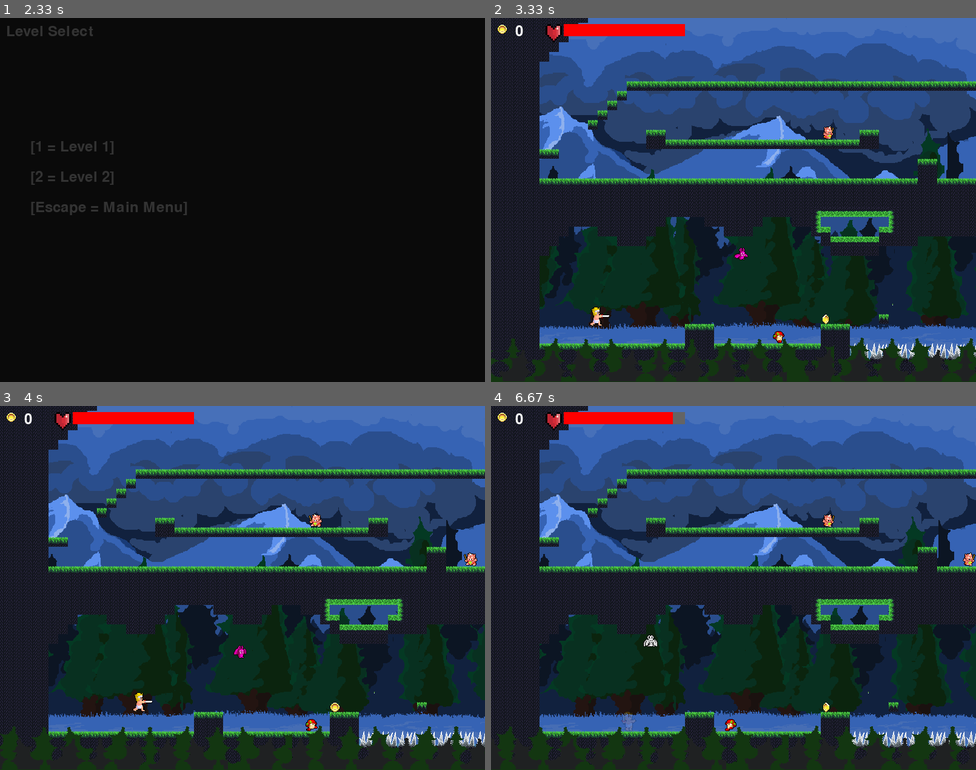
Above: before the commit, frames 1-4 (two rows, left to right).
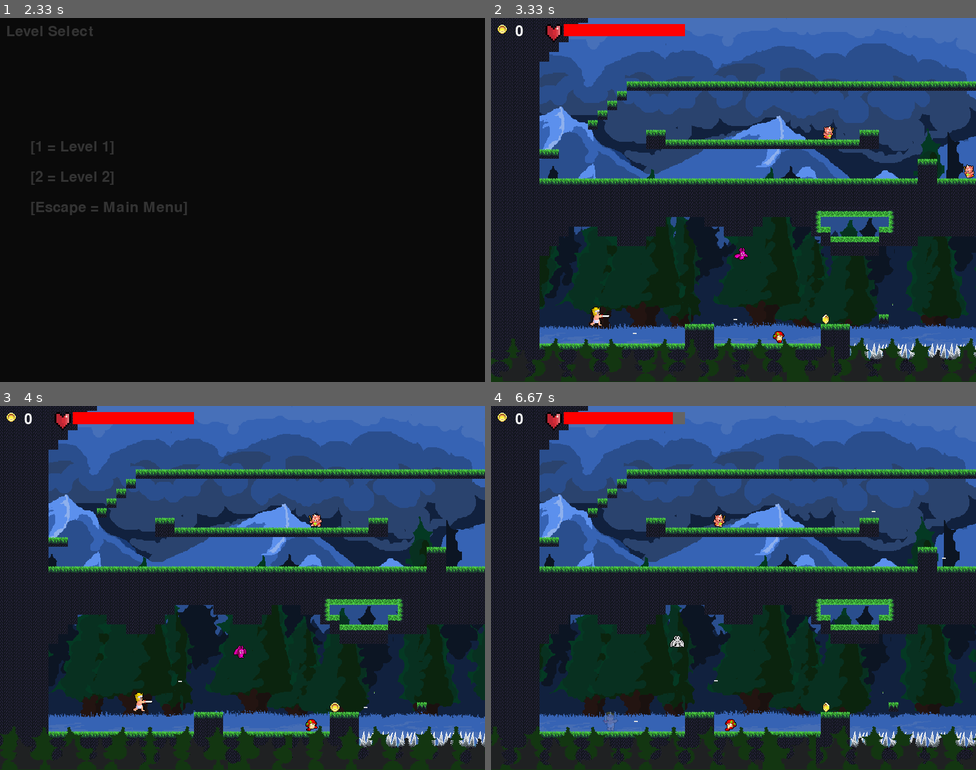
Above: after the commit, the same moments.

Repository: seba2486/pygamerpg
Game: pygame game, started from platformer.py
Two runs of this game, one before a commit and one after it. Both use one fixed random seed, a clock stepped at 60 frames per second and the inputs below.
Inputs:
- Up to frame 1 (2.33 s): tap Enter at 0.33, 0.67 s; tap 1 at 2 s
- Up to frame 2 (3.33 s): tap Space at 2.33, 2.73, 3.03, 3.23 s; hold D 2.67-3.13 s; hold W from 3.17 s (still down)
- Up to frame 3 (4 s): release W at 3.47 s; hold D 3.5-3.97 s; tap Space at 3.57, 3.87 s
- Up to frame 4 (6.67 s): hold A 4-4.53 s; tap Space at 4.07, 4.37, 4.63, 4.97, 5.27, 5.4, 5.8, 6.1, 6.47 s; hold S 4.57-4.87 s; hold A 4.9-5.3 s; hold W 5.33-5.7 s; hold D 5.73-6.37 s; hold S from 6.4 s (still down)

Frame 1 is identical in both runs. In frame 2, less than 0.1% of the frame differs, in the area x 29-100%, y 40-87%; in frame 3, less than 0.1%; in frame 4, 11%, in the area x 0-100%, y 7-99%.

Commit message:
Player y Enemies Devil disparan projectiles

Diff:
--- a/engine.py
+++ b/engine.py
@@ -20,6 +20,47 @@
 
     def updateEntity(self, screen, inputStream, entity):
         pass
+
+class EnemyAttackSystem(System):
+    def check(self, entity):
+        # Filtrar solo a los enemigos que pueden atacar
+        return entity is not None and entity.type == "devil"
+
+    def update(self, screen=None, inputStream=None):
+        # Iteramos sobre una copia de la lista para evitar modificarla durante el recorrido
+        for enemy in list(globals.world.entities):
+            if self.check(enemy):
+                self.updateEntity(screen, inputStream, enemy)
+
+    def updateEntity(self, screen, inputStream, enemy):
+        # Si el enemigo está caminando, evaluamos si debe atacar
+        if enemy.state == 'walking':
+            # Con una probabilidad pequeña (por ejemplo, 1% por frame) decide atacar
+            if random.random() < 0.01:
+                enemy.state = 'idle'
+                #enemy.speed = 0  # Detener su movimiento
+                # Crear el proyectil
+                projectile = utils.makeProjectile(
+                    enemy.position.rect.x,
+                    enemy.position.rect.y - 13,
+                    enemy.direction,  # Puedes ajustar según la dirección del enemigo
+                    speed=4,
+                    damage=enemy.impact_power,
+                    lifetime=120,  # Por ejemplo, 120 frames de vida
+                    owner=enemy
+                )
+                globals.world.projectiles.append(projectile)
+                # Establecer un temporizador de ataque para mantener el estado "idle"
+                enemy.attack_cooldown = 60  # 60 frames (1 segundo a 60 fps)
+
+        # Si el enemigo está en estado "idle", decrementamos el temporizador
+        elif enemy.state == 'idle' and enemy.attack_cooldown > 0:
+            enemy.attack_cooldown -= 1
+            if enemy.attack_cooldown <= 0:
+                enemy.state = 'walking'
+                # Asigna aleatoriamente una dirección y restablece la velocidad
+                enemy.direction = random.choice(["left", "right"])
+                enemy.speed = utils.enemies_speed[enemy.type]
 
 class BossEnemySystem(System):
     def check(self, entity):
@@ -84,7 +125,7 @@
                 entity.last_hit_time = now
                 if entity.animations:
                     entity.animations.alpha = 50
-                entity.last_hit_time = now
+                #entity.last_hit_time = now
 
     def move_towards(self, entity, target_x, target_y):
         if entity.position.rect.x < target_x:
@@ -268,7 +309,7 @@
             platform_rect = platform.position.rect  # Unpack the tuple to get the rect
             if platform_rect.colliderect(new_y_rect):
                 y_collision = True
-                entity.speed = 2
+                #entity.speed = 2
                 # Adjust to the top of the platform when falling
                 if platform_rect.top > new_y:
                     entity.position.rect.y = platform_rect.top - entity.position.rect.height
@@ -285,6 +326,7 @@
             entity.position.rect.top = 0
         elif entity.position.rect.bottom > globals.WORLD_HEIGHT:
             entity.position.rect.bottom = globals.WORLD_HEIGHT
+
 
         # Manejo de movimiento aleatorio para entidades enemies
         if entity.type in utils.enemies_types and entity.state=='walking':
@@ -450,9 +492,30 @@
                 entity.hitbox = pygame.Rect(entity.position.rect.x - 10, entity.position.rect.y + 10, 10, 20)
             else:
                 entity.hitbox = pygame.Rect(entity.position.rect.x + 40, entity.position.rect.y + 10, 10, 20)
+
+            # Disparo al presionar la tecla espacio
+            if inputStream.keyboard.isKeyPressed(pygame.K_SPACE):
+                current_time = pygame.time.get_ticks()
+                if current_time - entity.last_shot_time >= entity.shoot_cooldown:
+                    # Crear y agregar el proyectil
+                    projectile = utils.makeProjectile(
+                        entity.position.rect.x,
+                        entity.position.rect.y,
+                        entity.direction,   # o según la dirección del jugador
+                        speed=5,
+                        damage=10,
+                        lifetime=120
+                    )
+                    globals.world.projectiles.append(projectile)
+
+                    # Actualizar el tiempo del último disparo
+                    entity.last_shot_time = current_time
+
         else:
             entity.intention.attack = False
             entity.hitbox = pygame.Rect(0, 0, 0, 0)
+            if entity.last_shot_time > 0:
+                entity.last_shot_time -= 1
 
 class CollectionSystem (System):
     def check(self, entity):
@@ -525,7 +588,7 @@
                 if otherEntity.state == 'hit' and otherEntity.cooldown > 0:
                     otherEntity.cooldown -= 1
                 else:
-                    otherEntity.state = 'walking'
+                    #otherEntity.state = 'walking'
                     otherEntity.cooldown = 50
 
                 if entity.intention.attack and utils.center_collide(entity.hitbox, otherEntity.position.rect, threshold):
@@ -549,6 +612,9 @@
                             utils.enable_movement(otherEntity, otherEntity.position.rect.x + 40, otherEntity.position.rect.y - 15)
                         else:
                             utils.enable_movement(otherEntity, otherEntity.position.rect.x - 40, otherEntity.position.rect.y - 15)
+
+            # Player impacta enemigo estandar con projectile
+            self.projectile_impact(otherEntity, entity, globals.world.entities)
 
             #Player colisiona con Spike
             if otherEntity is not entity and otherEntity.type == 'spike':
@@ -631,9 +697,41 @@
                             utils.enable_movement(otherEntity, otherEntity.position.rect.x - 40, otherEntity.position.rect.y - 15)
                     otherEntity.state = 'hit'
 
+            # Player impacta enemigo tracking con projectile
+            self.projectile_impact(otherEntity, entity, globals.world.trackingEnemies)
+
             if now - entity.last_hit_time > entity.cooldown:
                 if entity.animations:
                     entity.animations.alpha = 255
+
+    # Impacto de proyectiles en enemigos
+    def projectile_impact(self, otherEntity, entity, impactedList):
+        # Impactos de projectiles en enemigos estandar
+        for projectile in globals.world.projectiles:
+            if otherEntity.type in utils.enemies_types:
+                if projectile.position.rect.colliderect(otherEntity.position.rect) and projectile.owner != otherEntity:
+                    globals.soundManager.playSound('enemy_takes_damage')
+                    otherEntity.state = 'hit'
+                    entity.hitbox = pygame.Rect(0, 0, 0, 0)
+                    otherEntity.battle.energy -= entity.impact_power
+
+                    if otherEntity.battle.energy == 0:
+                        otherEntity.active = False
+                        if entity.direction == 'left':
+                            pu_pos_x = otherEntity.position.rect.x
+                        else:
+                            pu_pos_x = otherEntity.position.rect.x + 15
+                        pu_pos_y = otherEntity.position.rect.y - 15
+                        BattleSystem.power_up_drop (otherEntity, pu_pos_x, pu_pos_y)
+                        impactedList.remove(otherEntity)
+                    else:
+                        if entity.direction == "right":
+                            utils.enable_movement(otherEntity, otherEntity.position.rect.x + 40, otherEntity.position.rect.y - 15)
+                        else:
+                            utils.enable_movement(otherEntity, otherEntity.position.rect.x - 40, otherEntity.position.rect.y - 15)
+                    # Remover el proyectil una vez que impacta
+                    if projectile in globals.world.projectiles:
+                        globals.world.projectiles.remove(projectile)
 
 class BossBattleSystem():
     def check(self, entity):
@@ -723,6 +821,7 @@
                         player.animations.alpha = 50
                     player.last_hit_time = now
 
+        # Player impacta boss
         if player.intention.attack and utils.center_collide(player.hitbox, boss.position.rect, threshold):
         #if entity.hitbox.colliderect(otherEntity.position.rect):
             globals.soundManager.playSound('enemy_takes_damage')
@@ -747,6 +846,34 @@
                 else:
                     utils.enable_movement(boss, boss.position.rect.x - 40, boss.position.rect.y - 15)
 
+        # Player impacta boss con projectile
+        for projectile in globals.world.projectiles:
+            if projectile.position.rect.colliderect(boss.position.rect):
+                globals.soundManager.playSound('enemy_takes_damage')
+                boss.state = 'hit'
+                player.hitbox = pygame.Rect(0, 0, 0, 0)
+                boss.battle.energy -= player.impact_power
+
+                if boss.battle.energy == 0:
+                    boss.active = False
+                    if player.direction == 'left':
+                        pu_pos_x = boss.position.rect.x
+                    else:
+                        pu_pos_x = boss.position.rect.x + 15
+                    pu_pos_y = boss.position.rect.y - 15
+                    BattleSystem.power_up_drop (boss, pu_pos_x, pu_pos_y)
+                    globals.world.boss = None
+                else:
+                    if entity.direction == "right":
+                        utils.enable_movement(boss, boss.position.rect.x + 40, boss.position.rect.y - 15)
+                    else:
+                        utils.enable_movement(boss, boss.position.rect.x - 40, boss.position.rect.y - 15)
+
+                # Remover el proyectil una vez que impacta
+                if projectile in globals.world.projectiles:
+                    globals.world.projectiles.remove(projectile)
+
+
         if now - player.last_hit_time > player.cooldown:
             if player.animations:
                 player.animations.alpha = 255
@@ -846,6 +973,24 @@
                     screen.blit(scaled_image, newPosRect.topleft)
                     #self.draw_collision_rect(screen, newPosRect, (255, 0, 0))  # Rojo para visibilidad
 
+             # --- DIBUJO DE LOS PROYECTILES ---
+            for projectile in globals.world.projectiles:
+                # Suponiendo que cada proyectil tiene una animación en el estado 'idle'
+                anim = projectile.animations.animationList.get('idle')
+                if anim:
+                    anim.draw(screen,
+                              projectile.position.rect.x + offsetX,
+                              projectile.position.rect.y + 22 + offsetY,
+                              False,  # flipX
+                              False,  # flipY
+                              entity.camera.zoomLevel,
+                              projectile.animations.alpha)
+                else:
+                    # Si el proyectil tiene una imagen simple
+                    screen.blit(projectile.image,
+                                (projectile.position.rect.x + offsetX,
+                                 projectile.position.rect.y + 22 + offsetY))
+
             #entity HUD - Coins
             if entity.score is not None:
                 screen.blit(utils.coin0,(entity.camera.rect.x + 10 + offsetX,entity.camera.rect.y + 10 + offsetY))
@@ -882,6 +1027,50 @@
     def draw_collision_rect(self, screen, rect, color):
         """Dibuja un rectángulo de contorno para depuración de colisiones."""
         pygame.draw.rect(screen, color, rect, 2)  # El último argumento '2' es el grosor del borde
+
+class ProjectileSystem(System):
+    def check(self, entity):
+        # Solo procesamos entidades de tipo 'projectile'
+        return entity is not None and getattr(entity, "type", None) == 'projectile'
+
+    def update(self, screen=None, inputStream=None):
+        # Suponiendo que tienes una lista dedicada para proyectiles en tu mundo:
+        for projectile in list(globals.world.projectiles):
+            if self.check(projectile):
+                self.updateEntity(screen, inputStream, projectile)
+
+    def updateEntity(self, screen, inputStream, projectile):
+        # Actualizar posición según la dirección
+        if projectile.direction == "right":
+            projectile.position.rect.x += projectile.speed
+        elif projectile.direction == "left":
+            projectile.position.rect.x -= projectile.speed
+        elif projectile.direction == "up":
+            projectile.position.rect.y -= projectile.speed
+        elif projectile.direction == "down":
+            projectile.position.rect.y += projectile.speed
+        # Si usas vectores de dirección, podrías hacer algo como:
+        # projectile.position.rect.x += projectile.speed * projectile.direction[0]
+        # projectile.position.rect.y += projectile.speed * projectile.direction[1]
+
+        # Actualizar timer y remover el proyectil si se agota su vida útil
+        projectile.timer -= 1
+        if projectile.timer <= 0:
+            globals.world.projectiles.remove(projectile)
+            return
+
+        # Verificar colisión con plataformas
+        for platform in globals.world.platforms:
+            platform_rect, image, collide = platform  # Suponiendo que la plataforma es una tupla
+            if platform_rect.colliderect(projectile.position.rect):
+                if projectile in globals.world.projectiles:
+                    globals.world.projectiles.remove(projectile)
+                return  # Salir ya que el proyectil ya fue eliminado
+
+        # (Opcional) También puedes verificar si el proyectil sale de los límites del mundo
+        if not globals.world_bounds.colliderect(projectile.position.rect):
+            if projectile in globals.world.projectiles:
+                globals.world.projectiles.remove(projectile)
 
 class ShopSystem():
     def __init__(self):
@@ -1013,7 +1202,11 @@
         self.phase = 1
         self.attack_cooldown = 0
         self.impact_power = 0
+        self.defense_power = 0
         self.effect = None
+        # Atributos para el disparo
+        self.last_shot_time = 0           # Tiempo del último disparo (inicialmente 0)
+        self.shoot_cooldown = 500         # 500 ms de cooldown entre disparos
 
 class MovingPlatform():
 
@@ -1146,6 +1339,20 @@
         self.price = 0
         self.price_position = (0,0)
 
+class AttackWeapon():
+    def __init__(self):
+        self.position = None
+        self.power = 0
+        self.price = 0
+        self.cooldown = 0
+        self.hitbox = pygame.Rect(0, 0, 0, 0)
+
+class DefenseWeapon():
+    def __init__(self):
+        self.position = None
+        self.power = 0
+        self.price = 0
+
 class Player(Entity):
     def __init__(self):
         super().__init__()
@@ -1154,3 +1361,19 @@
         self.key = 0
         self.shield = False
         self.armor = False
+
+class Projectile(Entity):
+    def __init__(self, x, y, width, height, direction, speed, damage, lifetime, image, owner):
+        super().__init__()
+        self.position = Position(x, y, width, height)
+        self.direction = direction  # Por ejemplo, "right", "left", "up", "down" o incluso un vector (dx, dy)
+        self.speed = speed
+        self.damage = damage
+        self.lifetime = lifetime  # En frames o milisegundos
+        self.timer = lifetime
+        self.type = 'projectile'
+        self.state = 'flying'
+        self.image = image
+        self.owner = owner
+        # Aquí puedes asignar una animación o imagen, por ejemplo:
+        # self.animations.add('idle', Animation([tu_imagen_del_proyectil]))
--- a/globals.py
+++ b/globals.py
@@ -1,3 +1,5 @@
+import pygame
+
 world = None
 
 DARK_GREY = (50,50,50)
@@ -13,3 +15,5 @@
 player1 = None
 
 soundManager = None
+
+world_bounds = pygame.Rect(0, 0, WORLD_WIDTH, WORLD_HEIGHT)
--- a/level.py
+++ b/level.py
@@ -4,7 +4,7 @@
 
 class Level:
     def __init__(self, csv_path=None, entities = None, winFunc=None, loseFunc=None, tile_image_path=None,
-                 background = None, foreground = None, powerupSpawnPoints = None, movingPlatforms = None, trackingEnemies = None, boss = None, npc = None):
+                 background = None, foreground = None, powerupSpawnPoints = None, movingPlatforms = None, trackingEnemies = None, boss = None, npc = None, projectiles = None):
         self.map = Map(csv_path, globals.TILE_SIZE, tile_image_path, utils.platform_tile_indices)
         self.platforms = self.map.platforms
         self.entities = entities
@@ -17,6 +17,7 @@
         self.trackingEnemies = trackingEnemies
         self.boss = boss
         self.npc = npc
+        self.projectiles = projectiles
 
     def isWon(self):
         if self.winFunc is None:
@@ -102,7 +103,8 @@
                 utils.makeTrackingEnemy(113*globals.TILE_SIZE, 20*globals.TILE_SIZE, 200, 'bat')
             ],
             boss = utils.makeBossEnemy(24*globals.TILE_SIZE, 4*globals.TILE_SIZE, 'boss'),
-            npc = utils.makeNpc(54*globals.TILE_SIZE, 15*globals.TILE_SIZE+5, 'smith')
+            npc = utils.makeNpc(54*globals.TILE_SIZE, 15*globals.TILE_SIZE+5, 'smith'),
+            projectiles = []
         )
     elif levelNumber == 2:
         globals.world = Level(
--- a/scene.py
+++ b/scene.py
@@ -96,11 +96,14 @@
         self.bossBattleSystem = engine.BossBattleSystem()
         self.bossPhysicsSystem = engine.BossPhysicsSystem()
         self.shopSystem = engine.ShopSystem()
+        self.projectileSystem = engine.ProjectileSystem()
+        self.enemyAttackSystem = engine.EnemyAttackSystem()
         # Configura las capas con sus respectivas imágenes y factores de parallax
         self.background = engine.ParallaxBackground(globals.world.background, utils.SCREEN_SIZE)
         self.foreground = engine.ParallaxForeground(globals.world.foreground, utils.SCREEN_SIZE)
         self.player = globals.player1
         self.npc = globals.world.npc
+
 
     def onEnter(self):
         globals.soundManager.playMusicFade('down')
@@ -140,6 +143,9 @@
         self.animationSystem.update()
         self.powerUpSystem.update()
         self.shopSystem.update(self.npc, self.player)
+        self.projectileSystem.update()
+        self.enemyAttackSystem.update()
+
 
     def draw(self, sm, screen):
         self.background.draw(screen)
--- a/utils.py
+++ b/utils.py
@@ -36,6 +36,7 @@
     movingPlatform.animations.add('moving', entityMovingAnimation)
     movingPlatform.state = 'moving'
     movingPlatform.type = type
+    movingPlatform.colide = True
     return movingPlatform
 
 tree0 = pygame.image.load('sprites/trees/tree1.png')
@@ -225,22 +226,22 @@
 enemies_types = ['toad', 'devil','bat', 'boss']
 enemies_size = {'toad':[20,20],'devil':[25,23], 'bat':[26,26], 'boss' : [60,72]}
 enemies_animations = {'toad' : {
-                                'iddle' : [toad0],
+                                'idle' : [toad0],
                                 'walking' : [toad0,toad1,toad2],
                                 'hit' : [toad3,toad4,toad3,toad4,toad3,toad4]
                                 },
                       'devil': {
-                                'iddle' : [devil0],
+                                'idle' : [devil0],
                                 'walking' : [devil0,devil1,devil2],
                                 'hit' : [devil3]
                                 },
                       'bat' : {
-                                'iddle' : [bat0],
+                                'idle' : [bat0],
                                 'walking' : [bat0,bat1,bat2],
                                 'hit' : [bat3,bat4,bat3,bat4,bat3,bat4]
                                 },
                       'boss' : {
-                                'iddle' : [boss0],
+                                'idle' : [boss0],
                                 'walking' : [boss0,boss1],
                                 'hit' : [boss2],
                                 'attack' : [boss3]
@@ -252,7 +253,7 @@
     w = enemies_size[type][0]
     h = enemies_size[type][1]
     entity.position = engine.Position(x,y,w,h)
-    enemyIddleAnimation = engine.Animation(enemies_animations[type]['iddle'])
+    enemyIddleAnimation = engine.Animation(enemies_animations[type]['idle'])
     enemyWalkingAnimation = engine.Animation(enemies_animations[type]['walking'])
     enemyHitAnimation = engine.Animation(enemies_animations[type]['hit'])
     entity.animations.add('idle', enemyIddleAnimation)
@@ -266,6 +267,7 @@
     entity.battle = engine.Battle(enemies_energy[type], enemies_energy[type])
     entity.impact_power = enemies_power[type]
     entity.cooldown = 50
+    entity.attack_cooldown = 0  # Inicialmente sin temporizador
     return entity
 
 def makeTrackingEnemy(x, y, tracking_d, type):
@@ -273,7 +275,7 @@
     w = enemies_size[type][0]
     h = enemies_size[type][1]
     entity.position = engine.Position(x,y,w,h)
-    enemyIddleAnimation = engine.Animation(enemies_animations[type]['iddle'])
+    enemyIddleAnimation = engine.Animation(enemies_animations[type]['idle'])
     enemyWalkingAnimation = engine.Animation(enemies_animations[type]['walking'])
     enemyHitAnimation = engine.Animation(enemies_animations[type]['hit'])
     entity.animations.add('idle', enemyIddleAnimation)
@@ -298,7 +300,7 @@
     w = enemies_size[type][0]
     h = enemies_size[type][1]
     entity.position = engine.Position(x,y,w,h)
-    enemyIddleAnimation = engine.Animation(enemies_animations[type]['iddle'])
+    enemyIddleAnimation = engine.Animation(enemies_animations[type]['idle'])
     enemyWalkingAnimation = engine.Animation(enemies_animations[type]['walking'])
     enemyHitAnimation = engine.Animation(enemies_animations[type]['hit'])
     enemyAttackAnimation = engine.Animation(enemies_animations[type]['attack'])
@@ -451,6 +453,9 @@
     entity.impact_power = 10
     entity.shield = False
     entity.armor = False
+    # Atributos para el disparo
+    entity.last_shot_time = 0           # Tiempo del último disparo (inicialmente 0)
+    entity.shoot_cooldown = 500         # 500 ms de cooldown entre disparos
     return entity
 
 pygame.font.init()
@@ -551,7 +556,7 @@
 npcs_types = ['smith']
 npcs_size = {'smith':[30,60]}
 npcs_animations = {'smith' : {
-                                'iddle' : [smith0],
+                                'idle' : [smith0],
                                 'sign' : [smith1]
                                 },
 }
@@ -561,7 +566,7 @@
     w = npcs_size[type][0]
     h = npcs_size[type][1]
     entity.position = engine.Position(x,y,w,h)
-    npcIddleAnimation = engine.Animation(npcs_animations[type]['iddle'])
+    npcIddleAnimation = engine.Animation(npcs_animations[type]['idle'])
     npcSignAnimation = engine.Animation(npcs_animations[type]['sign'])
     entity.animations.add('idle', npcIddleAnimation)
     entity.animations.add('sign', npcSignAnimation)
@@ -603,3 +608,11 @@
     item.image = shop_items_images[type]
     item.price = shop_items_prices[type]
     return item
+
+def makeProjectile(x, y, direction, speed, damage, lifetime=60, owner=None):
+    # Supongamos que el tamaño del proyectil es de 8x8 píxeles.
+    image = pygame.image.load('sprites/projectiles/projectile.png')
+    projectile = engine.Projectile(x, y, 20, 20, direction, speed, damage, lifetime, image, owner)
+    # Si tienes animaciones específicas para proyectiles, las puedes agregar aquí:
+    # projectile.animations.add('idle', Animation([tu_imagen_del_proyectil]))
+    return projectile
Binary file added: sprites/projectiles/projectile.png
